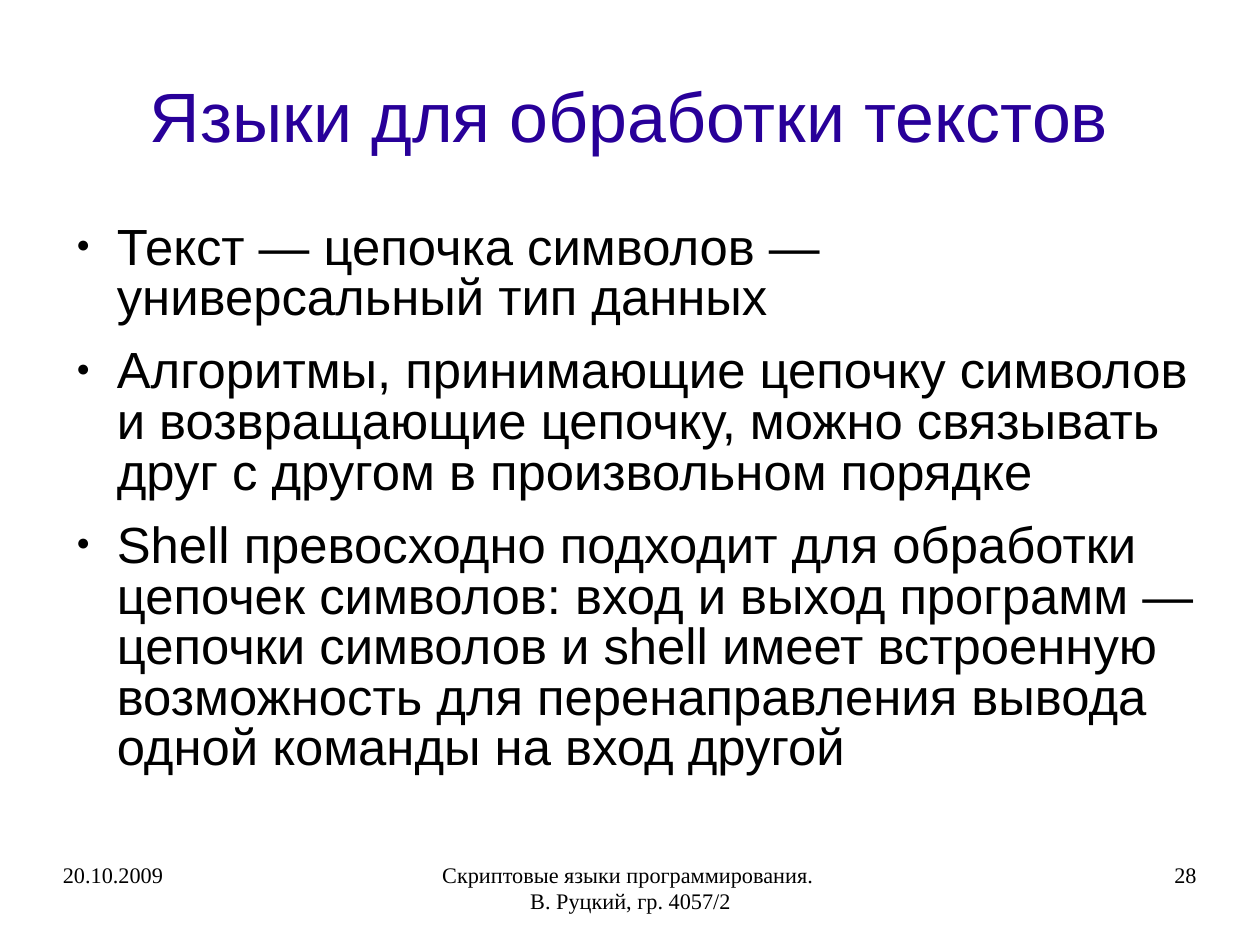
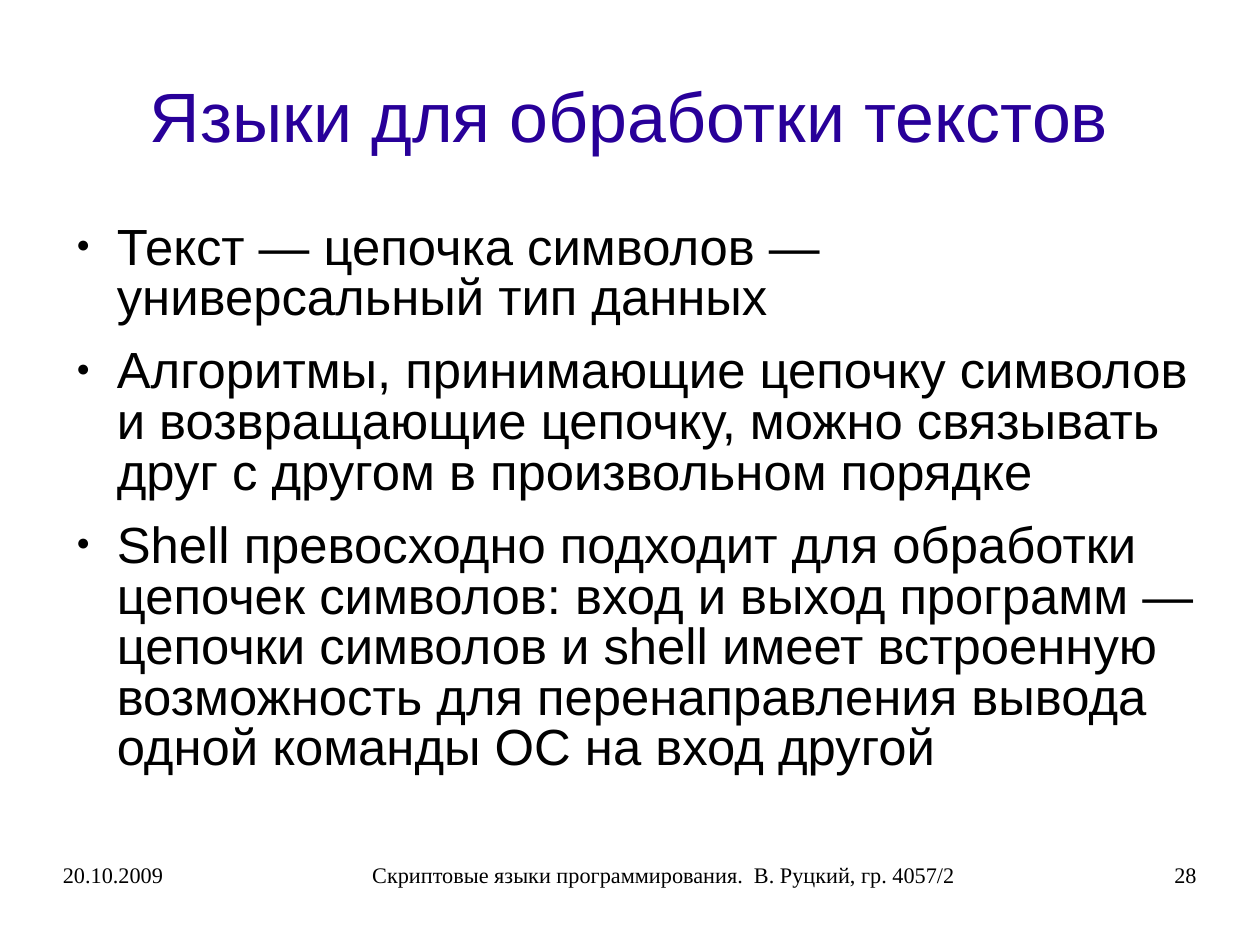
Before and after one commit to rutsky/semester07, a slide deck: slide 28 of Operation_systems/scripting_languages/40572_Rutsky_Scripting_languages.ppt. Drawn at 1260x945 pixels with LibreOffice and Linux fonts; fonts in the diff are those of the drawing. Boxes give left, top, right and bottom in pixels: in the first picture for what was removed or moved away, otherwise in the second. Text is boxed around its words. In the diff, an @@ line names an element or a change of style, - is before the commit and + after.

```diff
--- a/Operation_systems/scripting_languages/40572_Rutsky_Scripting_languages.ppt
+++ b/Operation_systems/scripting_languages/40572_Rutsky_Scripting_languages.ppt
@@ text at <box>117,525,1158,776</box>: text changed @@
-● Shell превосходно подходит для обработки цепочек символов: вход и выход программ — цепочки символов и shell имеет встроенную возможность для перенаправления вывода одной команды на вход другой
+● Shell превосходно подходит для обработки цепочек символов: вход и выход программ — цепочки символов и shell имеет встроенную возможность для перенаправления вывода одной команды ОС на вход другой
@@ text "Скриптовые языки программирования. В. Руцкий, ..." rewrapped from <box>442,868,812,914</box> to <box>372,867,954,888</box> @@
```
Also in this commit, not shown: 39 other slides changed, 31 slides added, 1 other file.
